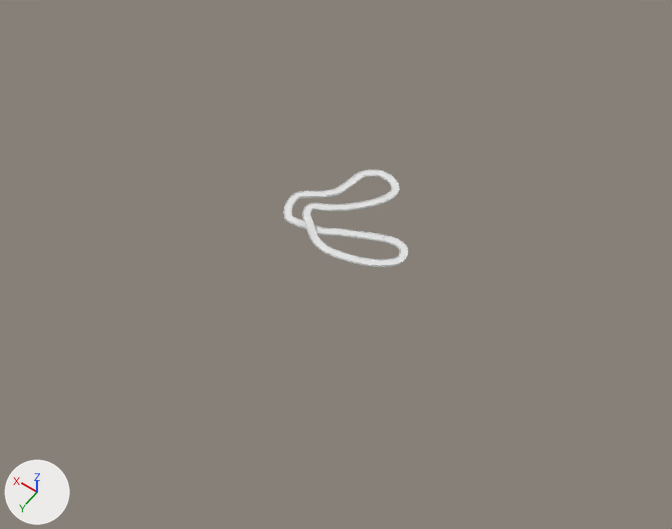
What one commit did to the glTF model apps/game-front/public/game-track.glb.
Rendered twice from a camera (50 mm lens) standing at (-74.9, 100.6, 148.8) and looking at (-4.5, 2.1, -5.9). Every picture has the same lights, and +X, +Y and +Z are marked at lower left. Objects named as collision shapes, trigger or cutter boxes, shadow casters or lower levels of detail are left out. Vertices at the same position are counted once.

In view in the first picture: 'track'.
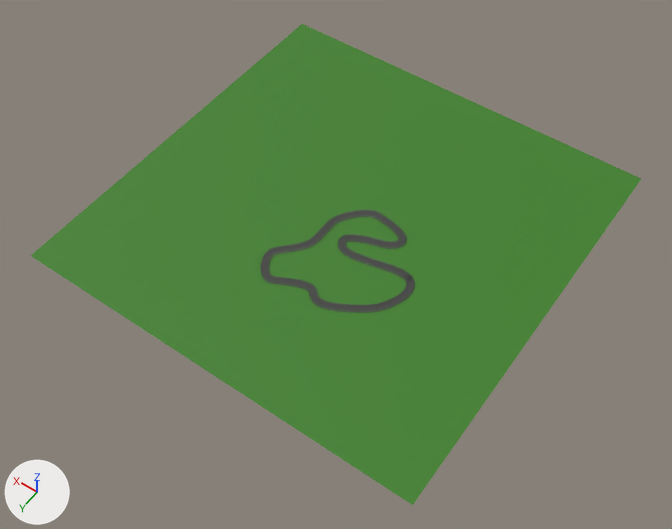
Commit message: update track

Location of each change, [x1, y1, x2, y2] in pixels of the pictures (672 x 529 px):
'ground', added (green): after [31, 24, 641, 505]
'track', reshaped (25% wider): before [284, 169, 408, 267]; after [260, 210, 415, 313]
part 1 of me_cube_001, deleted: before [284, 169, 408, 262]
part 2 of me_cube_001, built on: before [284, 170, 408, 267]; after [260, 210, 415, 313]

Edits to the bpy script that builds the scene:
```text
Add img_poliigon_plasticmolddryblast_7495_metallic_2k_jpg_poliigon_plasticmolddryblast_7495_roughness_2k_jpg:
    img_poliigon_plasticmolddryblast_7495_metallic_2k_jpg_poliigon_plasticmolddryblast_7495_roughness_2k_jpg = load_image('Poliigon_PlasticMoldDryBlast_7495_Metallic_2K_jpg-Poliigon_PlasticMoldDryBlast_7495_Roughness_2K_jpg', '_unpacked/Poliigon_PlasticMoldDryBlast_7495_Metallic_2K_jpg-Poliigon_PlasticMoldDryBlast_7495_Roughness_2K_jpg', 2048, 2048, 'Non-Color')
Add img_poliigon_plasticmolddryblast_7495_normal:
    img_poliigon_plasticmolddryblast_7495_normal = load_image('Poliigon_PlasticMoldDryBlast_7495_Normal', '_unpacked/Poliigon_PlasticMoldDryBlast_7495_Normal', 2048, 2048, 'Non-Color')
Add img_poliigon_plasticmolddryblast_7495_basecolor:
    img_poliigon_plasticmolddryblast_7495_basecolor = load_image('Poliigon_PlasticMoldDryBlast_7495_BaseColor', '_unpacked/Poliigon_PlasticMoldDryBlast_7495_BaseColor', 2048, 2048, 'sRGB')
Add mat_material_002:
    mat_material_002 = principled_material('Material.002')
    mat_material_002.base_color = (0.8, 0.8, 0.8)  # white #e7e7e7
    mat_material_002.metallic = 0.968
    mat_material_002.roughness = 0.103
Add mat_poliigon_plasticmolddryblast_7495_2k:
    mat_poliigon_plasticmolddryblast_7495_2k = bpy.data.materials.new('Poliigon_PlasticMoldDryBlast_7495_2K')
    # uses the picture img_poliigon_plasticmolddryblast_7495_basecolor
    # uses the picture img_poliigon_plasticmolddryblast_7495_metallic_2k_jpg_poliigon_plasticmolddryblast_7495_roughness_2k_jpg
    # uses the picture img_poliigon_plasticmolddryblast_7495_normal
Add mat_material:
    mat_material = principled_material('Material')
    mat_material.base_color = (0.0481, 0.217, 0.0193)  # green #3e8026
    mat_material.roughness = 0.708
Change me_cube_001:
    used by ob_track; location = (0.0, 0.0, 0.0)
    remove me_cube_001.from_pydata(...)  # 24789 vertices, 42224 faces; spans x -18.0..11.4, y -21.2..4.8, z -0.1..1.5
    add me_cube_001.from_pydata(...)  # 23217 vertices, 38760 faces; spans x -23.7..6.2, y -10.7..17.5, z -0.2..0.3
    me_cube_001 part 1: 596 loose pieces with 17914 vertices, spanning x -17.9..11.4, y -21.2..4.7, z 0.2..1.5, are deleted
    me_cube_001 part 2: 25 vertices moved within x -16.8..0.9, y -5.0..3.3, z 0.0..0.3; 6182 vertices removed from x -18.0..11.4, y -21.2..4.8, z -0.1..1.2; 22524 vertices added at x -23.7..6.2, y -10.7..17.5, z -0.2..0.3
    add me_cube_001.materials.append(mat_poliigon_plasticmolddryblast_7495_2k)
    add me_cube_001.materials.append(mat_material_002)  # white #e7e7e7
Add me_plane_1:
    me_plane_1.from_pydata([(-47.6, -52.2, 0.0), (44.8, -52.2, 0.0), (-47.6, 40.2, 0.0), (44.8, 40.2, 0.0)], [], [(0, 1, 3), (0, 3, 2)])
    me_plane_1.materials.append(mat_material)  # green #3e8026
Add ob_ground:
    ob_ground = bpy.data.objects.new('ground', me_plane_1)
    ob_ground.location = (0.0, 0.0, 0.0)
```
